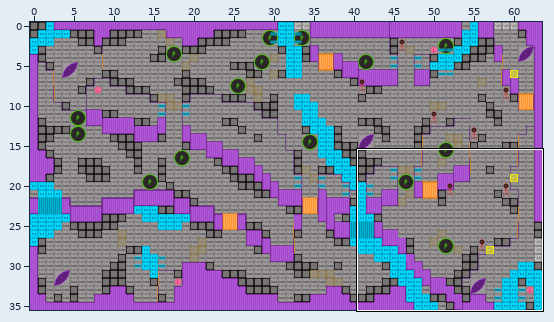
Two states of a Tiled map (JSON), assets/data/hive_DESI_Level0-Greyboxing_2024-06-17.tmj. Above: a wide view before the commit, with the close-up outlined.
Close-up. Before the commit:
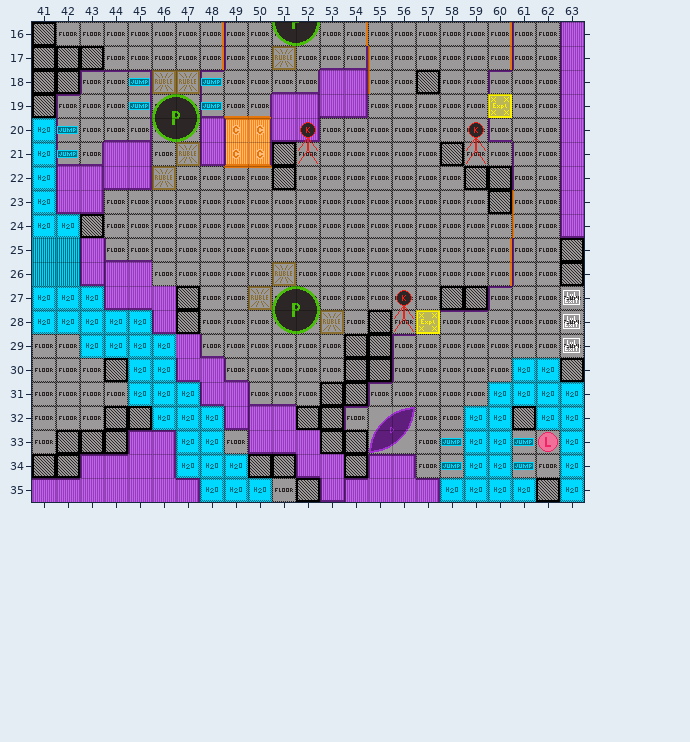
Cells are 24x24 px. Shown: x 41..63, y 16..35. The commit also changed other parts of the map, which this record leaves out.
The same view after the edit:
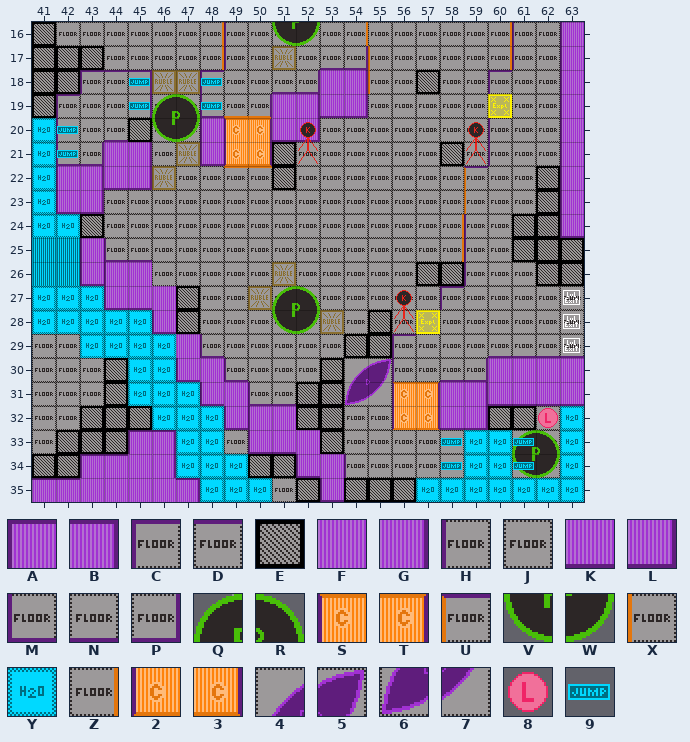
Key: from "hive_DESI_GreyboxingTileset_20": A 0, B 2, C 4, D 5, E 7, F 11, G 12, H 14, J 15, K 21, L 22, M 24, N 25, P 26, Q 28, R 29, S 30, T 32, U 33, V 38, W 39, X 43, Y 44, Z 45, 2 50, 3 52, 4 65, 5 66, 6 75, 7 76, 8 85, 9 86.
_ is an empty cell, # one hidden under a higher layer, . an unchanged one.
Diff:
--- layer "Non-Interactables 1"
@@ x 43..44 @@
-31 ._
-32 _.
+31 .E
+32 E.
--- layer "Background 2"
@@ x 60..60 @@
-21 J
+21 #
@@ x 54..63 @@
-30 ......____
-31 ....______
-32 __..__.._.
-33 ___.......
-34 ___.......
+30 ......FFFF
+31 ....FGKKKK
+32 JJ..KL..J.
+33 JJJ.......
+34 HJJ.......
--- layer "Non-Interactables 2"
@@ x 60..60 @@
-22 E
+22 _
@@ x 57..58 @@
-26 __
+26 EE
@@ x 52..62 @@
-30 ._EE.......
-31 _.E........
-32 ........_..
-33 .........__
-34 .........__
-35 ..___......
+30 .E__.......
+31 E._........
+32 ........E..
+33 .........JJ
+34 .........JJ
+35 ..EEE......
--- layer "Interactables 2"
@@ x 58..58 @@
-24 _
-25 _
+24 Z
+25 Z
@@ x 54..62 @@
-30 __.......
-31 __.......
-32 ..__...._
-33 .......__
-34 .......__
-35 ..._...._
+30 45.......
+31 67.......
+32 ..23....8
+33 .......QR
+34 .......VW
+35 ...Y....Y
--- layer "Invisibles 2"
@@ x 61..61 @@
-33 _
-34 _
+33 9
+34 9
--- layer "Background 3"
@@ x 60..61 @@
-20 M.
-21 _H
-22 _H
-23 _#
+20 H.
+21 HJ
+22 JJ
+23 JJ
@@ x 54..63 @@
-25 .....__H..
-26 .....__H..
-27 ....__C...
-28 ....DD....
-29 ......JJJJ
-30 ....JJJ..#
-31 .CJJJJ....
-32 C##JJ.....
-33 ###....JJ.
-34 #AB....JJ.
-35 AFFB....#.
+25 .....HJ#..
+26 .....HJJ..
+27 ....CJJ...
+28 ....JJ....
+29 ......NNNN
+30 ....NP_.._
+31 ._____....
+32 _____.....
+33 ___....__.
+34 ___....__.
+35 ____...._.
--- layer "Non-Interacables 3"
@@ x 45..45 @@
-20 _
+20 E
@@ x 59..62 @@
-22 ..._
-23 ..._
-24 _.__
-25 ..__
-26 ..._
+22 ...E
+23 ...E
+24 H.EE
+25 ..EE
+26 ...E
@@ x 63..63 @@
-30 E
+30 _
@@ x 54..62 @@
-33 E........
-34 E........
-35 ........E
+33 _........
+34 _........
+35 ........_
--- layer "Interactables 3"
@@ x 59..61 @@
-22 _..
-23 _.X
-24 ..X
+22 U..
+23 X._
+24 .._
@@ x 55..63 @@
-30 ......YY.
-31 .__..YYYY
-32 45..YY.Y.
-33 67.....8.
+30 ......__.
+31 .ST..____
+32 __..__._.
+33 __....._.
--- layer "Invisibles 3"
@@ x 61..61 @@
-33 9
-34 9
+33 _
+34 _
Boxes around the changes in both close-ups, in picture pixels (x1, y1, x2, y2):
added: (128, 118, 152, 142)
changed: (296, 140, 584, 502)
added: (80, 382, 128, 430)
